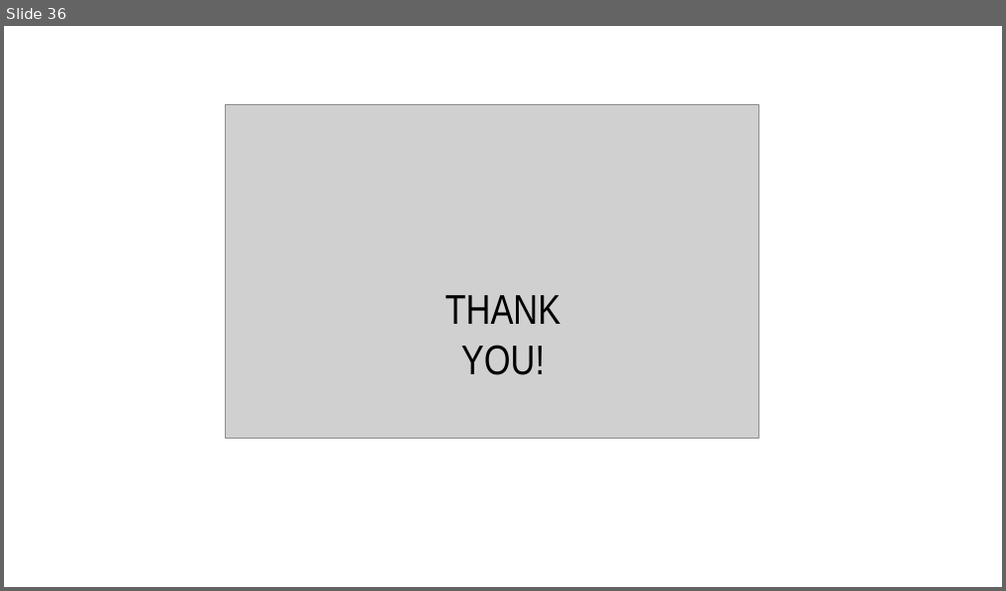
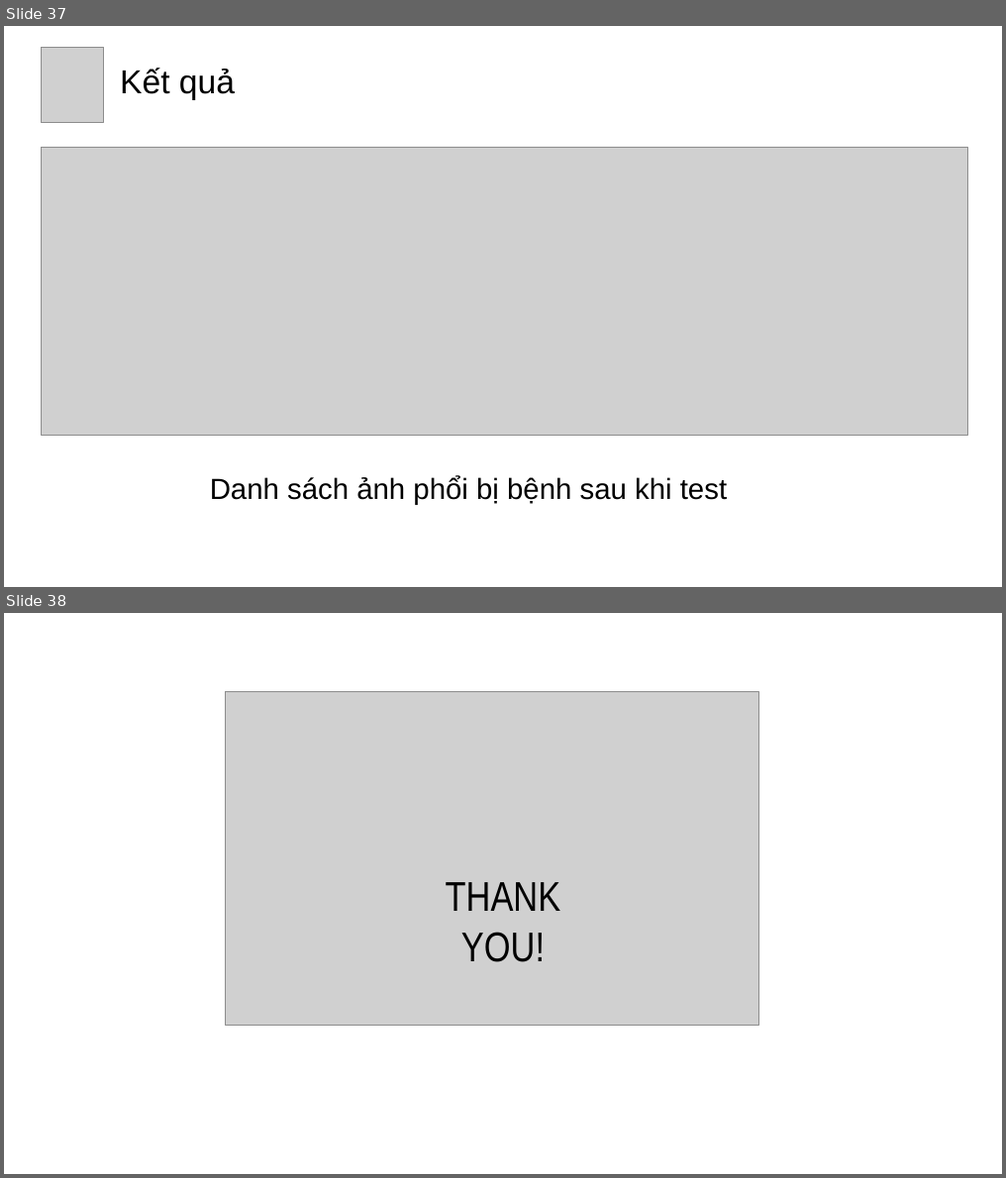
Before and after one commit to chuongleminhdev/tieuluanchuyennganh, a slide deck: TLCN-Slide.pptx. Shown one above the other, each under a label of ours: slide 36 before the commit, slides 37 and 38 after it. The pictures are 1006x591 and 1006x1178 pixels, drawn with LibreOffice and Linux fonts; fonts in the diff are those of the drawing; grey boxes stand for pictures. Boxes give left, top, right and bottom in pixels: in the first picture for what was removed or moved away, otherwise in the second. Text is boxed around its words. In the diff, an @@ line names an element or a change of style, - is before the commit and + after.

```diff
--- a/TLCN-Slide.pptx
+++ b/TLCN-Slide.pptx
@@ slide 37 added at (4, 26, 1002, 587), background #FFFFFF @@
@@ picture added at (42, 48, 104, 123) @@
@@ text added at (120, 68, 235, 100), 32 pt, text #000000 @@
+Kết quả
@@ picture added at (42, 147, 967, 435) @@
@@ text added at (210, 476, 727, 505), 28 pt, text #000000 @@
+Danh sách ảnh phổi bị bệnh sau khi test
@@ what was slide 36 is now slide 38 @@
```
Also in this commit, not shown: 2 slides changed, 1 other slide added.
